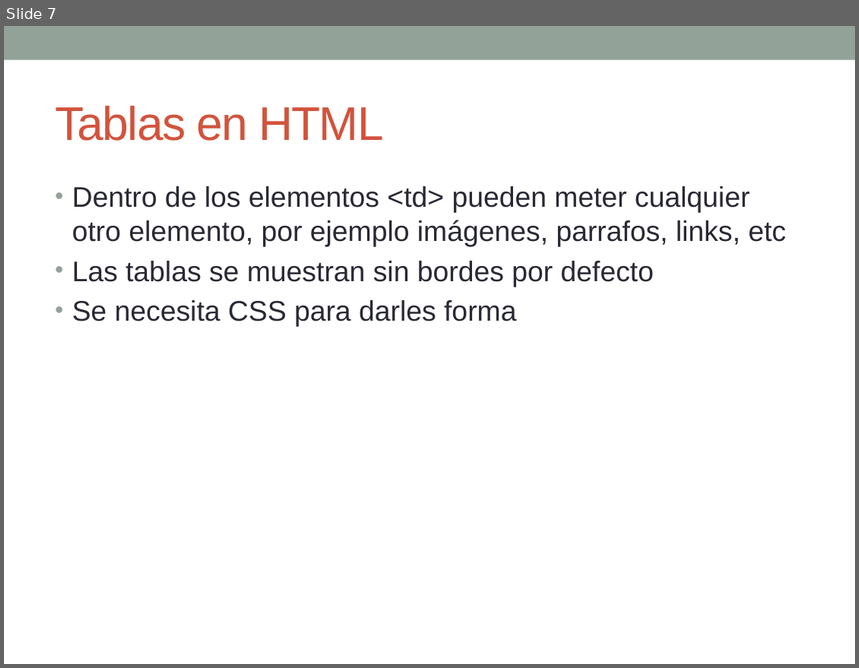
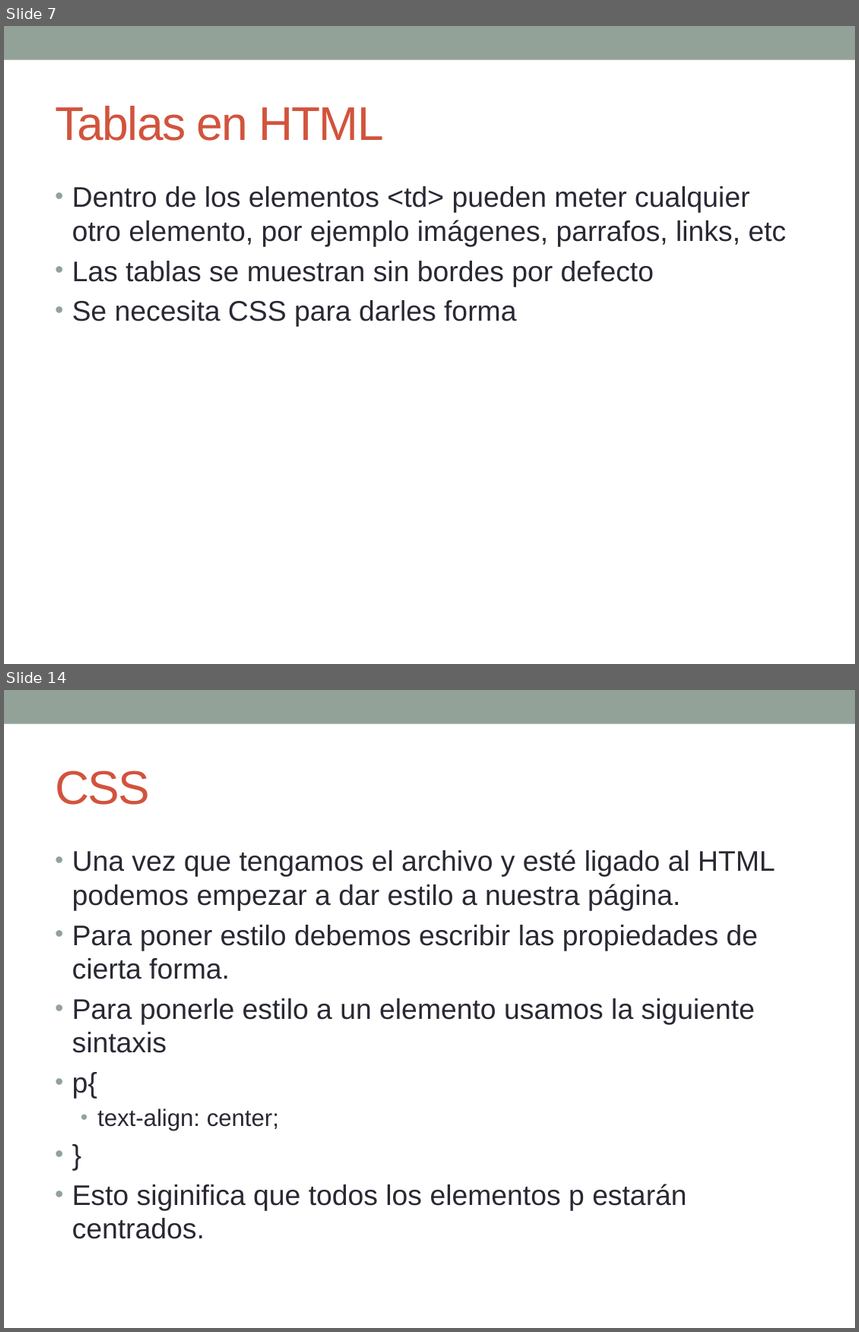
Before and after one commit to esolorzanob/UPI_Diseno, a slide deck: Semana 3.pptx. Shown one above the other, each under a label of ours: slide 7 before the commit, slides 7 and 14 after it; the slides between them are not shown. The pictures are 859x668 and 859x1332 pixels, drawn with LibreOffice and Linux fonts; fonts in the diff are those of the drawing. Boxes give left, top, right and bottom in pixels: in the first picture for what was removed or moved away, otherwise in the second. Text is boxed around its words. In the diff, an @@ line names an element or a change of style, - is before the commit and + after.

```diff
--- a/Semana 3.pptx
+++ b/Semana 3.pptx
@@ slide 14 added at [4,690,855,1328], background #FFFFFF; not listed: 1 template element that a slide beside it also shows @@
@@ title added at [55,771,150,805], 40 pt, text #D2533C @@
+CSS
@@ text added at [72,850,775,1239], 24 pt, text #292934 @@
+• Una vez que tengamos el archivo y esté ligado al HTML podemos empezar a dar estilo a nuestra página.
+• Para poner estilo debemos escribir las propiedades de cierta forma.
+• Para ponerle estilo a un elemento usamos la siguiente sintaxis
+• p{
+  • text-align: center;
+• }
+• Esto siginifica que todos los elementos p estarán centrados.
```
Also in this commit, not shown: 2 slides changed, 8 other slides added, 1 slide removed, 4 other files.
